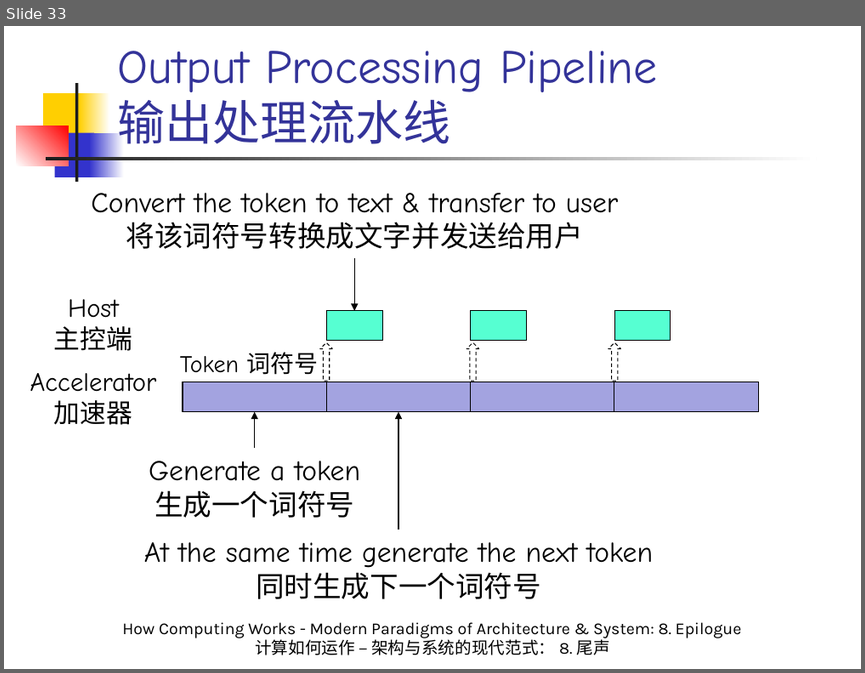
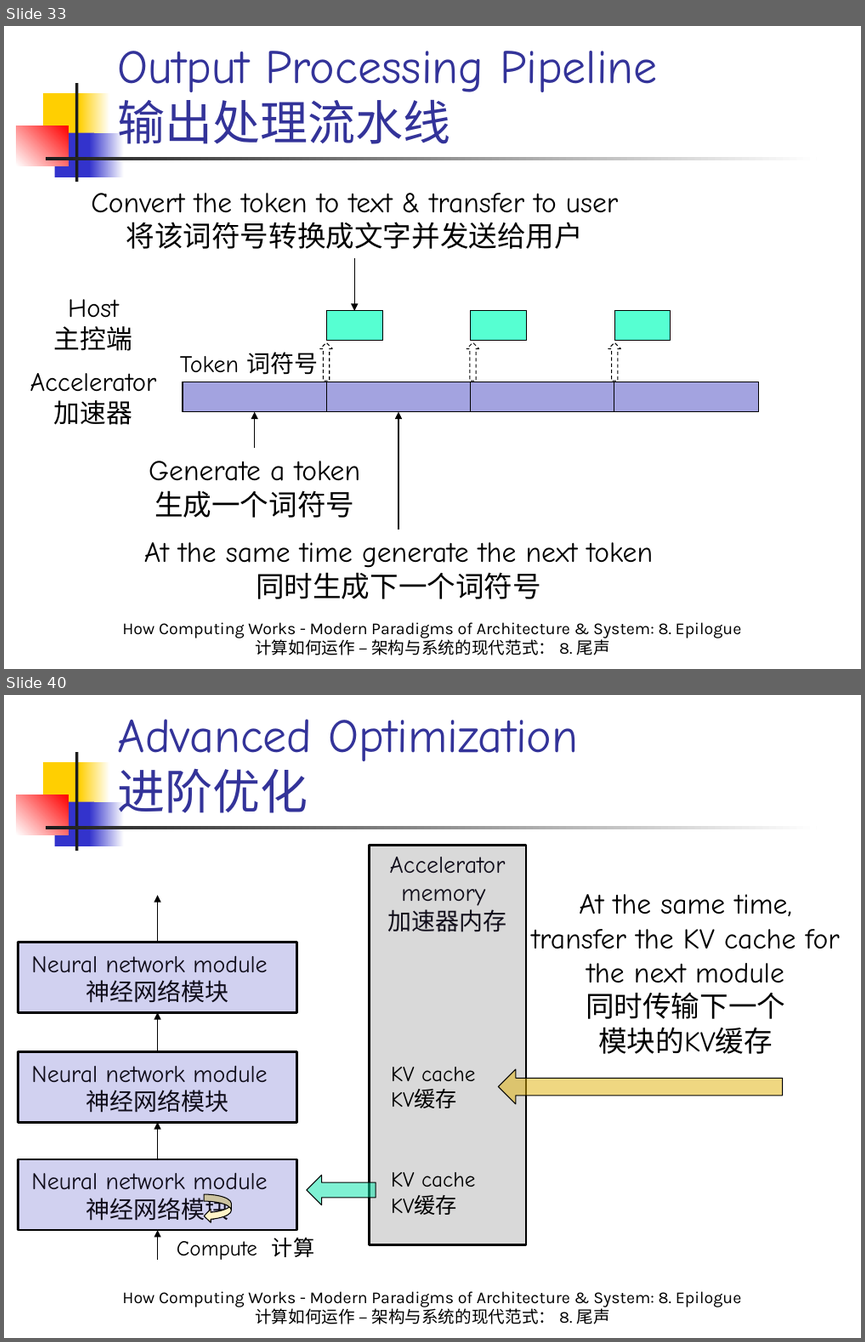
Before and after one commit to licongintel/courseMaterial, a slide deck: HCWMPA&S/Slides/8. Epilogue.pptx. Shown one above the other, each under a label of ours: slide 33 before the commit, slides 33 and 40 after it; the slides between them are not shown. The pictures are 865x673 and 865x1342 pixels, drawn with LibreOffice and Linux fonts; fonts in the diff are those of the drawing. Boxes give left, top, right and bottom in pixels: in the first picture for what was removed or moved away, otherwise in the second. Text is boxed around its words. In the diff, an @@ line names an element or a change of style, - is before the commit and + after.

```diff
--- a/HCWMPA&S/Slides/8. Epilogue.pptx
+++ b/HCWMPA&S/Slides/8. Epilogue.pptx
@@ slide 40 added at box(4, 695, 861, 1338), background #FFFFFF; not listed: 7 template elements that a slide beside it also shows @@
@@ title added at box(118, 719, 578, 813), 40 pt, text #333399 @@
+Advanced Optimization
+进阶优化
@@ rectangle added at box(369, 845, 526, 1245), fill #D9D9D9, outline #000000 2 pt, 20 pt, text #100D1A @@
+Accelerator memory
+加速器内存
@@ arrow added from (157, 941) to (157, 895), #000000 0.75 pt @@
@@ text added at box(532, 894, 840, 1054), 24 pt, text #000000 @@
+At the same time, transfer the KV cache for the next module
+同时传输下一个
+模块的KV缓存
@@ rectangle added at box(18, 941, 297, 1013), fill #D1D1F0, outline #000000 2 pt, 20 pt, text #100D1A @@
+Neural network module
+神经网络模块
@@ arrow added from (157, 1051) to (157, 1012), #000000 0.75 pt @@
@@ rectangle added at box(18, 1051, 297, 1123), fill #D1D1F0, outline #000000 2 pt, 20 pt, text #100D1A @@
+Neural network module
+神经网络模块
@@ text added at box(391, 1066, 475, 1108), 18 pt, text #000000 @@
+KV cache
+KV缓存
@@ right arrow added at box(499, 1069, 783, 1105), fill #E0B104 at 50% opacity, outline #000000 0.75 pt @@
@@ arrow added from (157, 1159) to (157, 1122), #000000 0.75 pt @@
@@ rectangle added at box(18, 1159, 297, 1231), fill #D1D1F0, outline #000000 2 pt, 20 pt, text #100D1A @@
+Neural network module
+神经网络模块
@@ right arrow added at box(307, 1174, 375, 1205), fill #00E4A8 at 50% opacity, outline #000000 0.75 pt @@
@@ text added at box(391, 1172, 475, 1214), 18 pt, text #000000 @@
+KV cache
+KV缓存
@@ curved left arrow added at box(204, 1194, 231, 1222), fill #FFF4C8, outline #000000 0.75 pt @@
@@ arrow added from (157, 1259) to (157, 1230), #000000 0.75 pt @@
@@ text added at box(177, 1237, 314, 1259), 18 pt, text #000000 @@
+Compute 计算
@@ text added at box(122, 1291, 742, 1324), 14 pt, text #000000 @@
+How Computing Works - Modern Paradigms of Architecture & System: 8. Epilogue
+计算如何运作 – 架构与系统的现代范式： 8. 尾声
```
Also in this commit, not shown: 7 slides changed, 2 other slides added, 1 other file.
